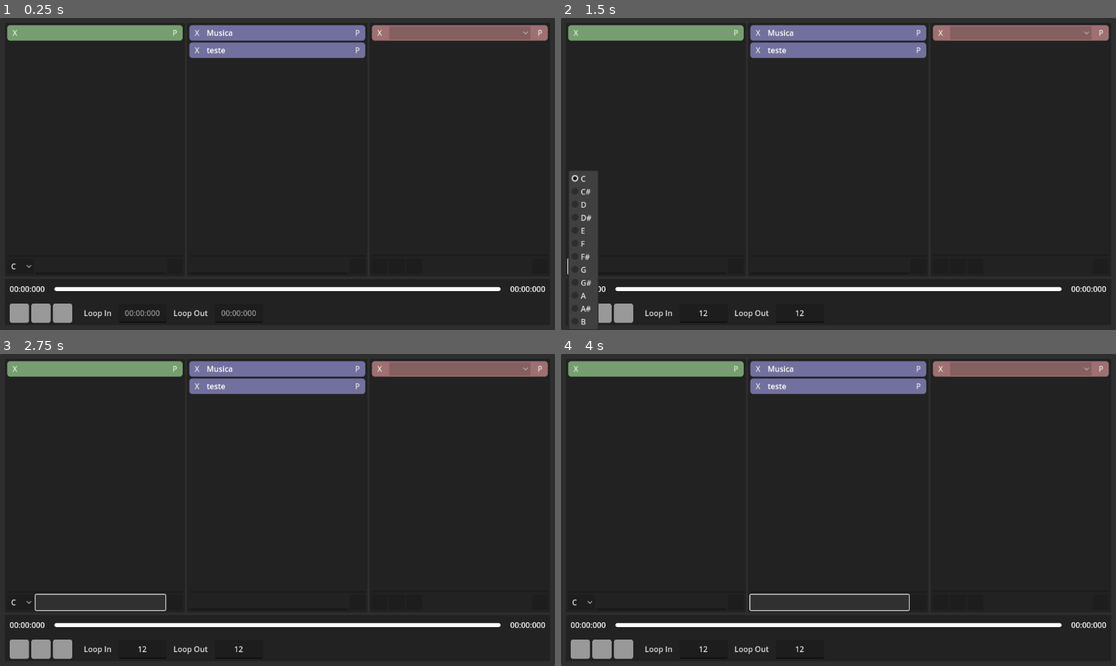
Above: before the commit, frames 1-4 (two rows, left to right).
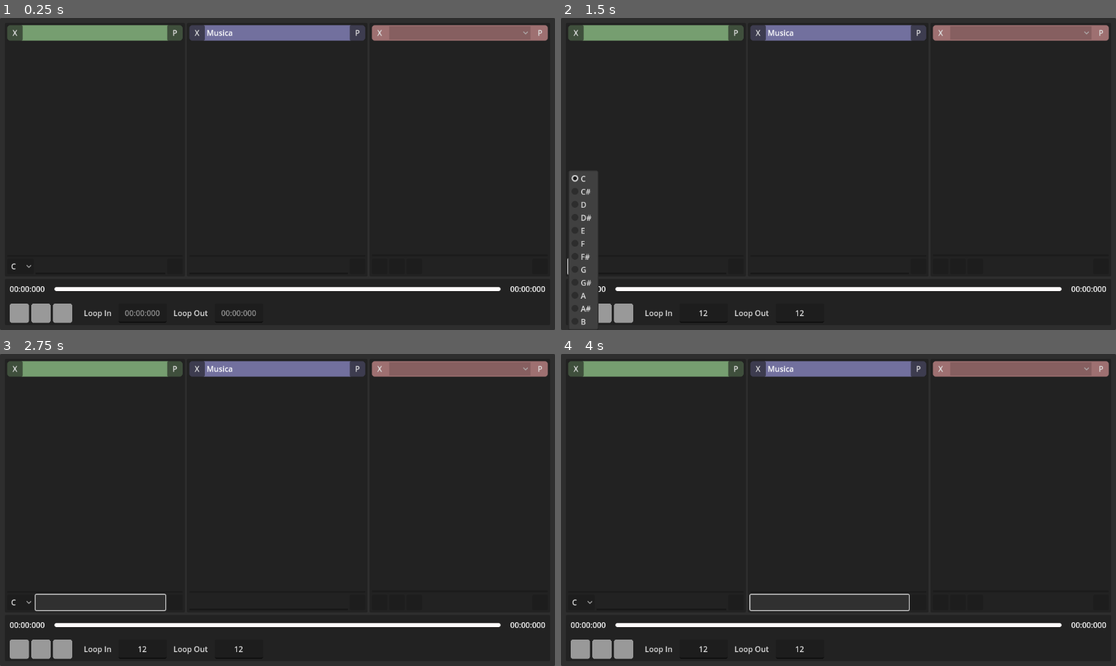
Above: after the commit, the same moments.

Repository: AnjosIgor/MIDI_Track_Controller
Game: Godot game, scene res://main.tscn
Two runs of this game, one before a commit and one after it. Both use one fixed random seed, a clock stepped at 60 frames per second and the inputs below. The project has no main scene, so this scene is started directly.
Inputs (mouse positions are in pixels of both pictures, inside the frame that each line leads up to):
- Up to frame 1 (0.25 s): no input
- Up to frame 2 (1.5 s): click (705, 314) at 0.52 s; type "12" at 0.6 s; click (799, 314) at 0.75 s; type "12" at 0.83 s; click "C" at 1.25 s
- Up to frame 3 (2.75 s): click (99, 603) at 2 s
- Up to frame 4 (4 s): click (738, 603) at 2.75 s; click (827, 603) at 3.5 s

The runs differ from the first frame. In frame 1, 2.2% of the frame differs, in the area x 1-66%, y 2-13%; in frame 2, 2.2%; in frame 3, 2.2%; in frame 4, 2.2%.

Commit message:
Conteiner Playlist

Diff:
--- a/midi_track_controller/Elements/item_playlist/item_playlist.tscn
+++ b/midi_track_controller/Elements/item_playlist/item_playlist.tscn
@@ -24,7 +24,6 @@
 layout_mode = 2
 tooltip_text = "Remover"
 text = "X"
-flat = true
 
 [node name="Nome" type="Label" parent="Linha"]
 custom_minimum_size = Vector2(0, 32)
@@ -38,4 +37,3 @@
 layout_mode = 2
 tooltip_text = "Play"
 text = "P"
-flat = true
--- a/midi_track_controller/item_sfx.tscn
+++ b/midi_track_controller/item_sfx.tscn
@@ -20,7 +20,6 @@
 custom_minimum_size = Vector2(32, 32)
 layout_mode = 2
 text = "X"
-flat = true
 
 [node name="Atalho" type="Label" parent="Linha"]
 custom_minimum_size = Vector2(0, 32)
@@ -36,4 +35,3 @@
 layout_mode = 2
 tooltip_text = "Play"
 text = "P"
-flat = true
--- a/midi_track_controller/item_transicao.tscn
+++ b/midi_track_controller/item_transicao.tscn
@@ -7,11 +7,17 @@
 corner_radius_bottom_right = 6
 corner_radius_bottom_left = 6
 
+[sub_resource type="StyleBoxEmpty" id="StyleBoxEmpty_y1p32"]
+
 [sub_resource type="StyleBoxFlat" id="StyleBoxFlat_y1p32"]
 bg_color = Color(0, 0, 0, 0.152941)
 border_width_top = 2
 border_width_bottom = 2
 border_color = Color(0, 0, 0, 0)
+
+[sub_resource type="StyleBoxFlat" id="StyleBoxFlat_murct"]
+
+[sub_resource type="StyleBoxEmpty" id="StyleBoxEmpty_otyho"]
 
 [node name="ItemTransicao" type="PanelContainer"]
 theme_override_styles/panel = SubResource("StyleBoxFlat_fq76j")
@@ -24,8 +30,8 @@
 custom_minimum_size = Vector2(32, 32)
 layout_mode = 2
 tooltip_text = "Remover"
+theme_override_styles/normal = SubResource("StyleBoxEmpty_y1p32")
 text = "X"
-flat = true
 
 [node name="OptionButton" type="OptionButton" parent="Linha"]
 layout_mode = 2
@@ -36,6 +42,7 @@
 custom_minimum_size = Vector2(32, 32)
 layout_mode = 2
 tooltip_text = "Play"
+theme_override_styles/pressed = SubResource("StyleBoxFlat_murct")
+theme_override_styles/normal = SubResource("StyleBoxEmpty_otyho")
 toggle_mode = true
 text = "P"
-flat = true
--- a/midi_track_controller/main.gd
+++ b/midi_track_controller/main.gd
@@ -1,10 +1,7 @@
 extends Node
-
-@onready var lista_playlist: VBoxContainer = $Fundo/Margem/Coluna/Listas/PanelContainer2/Margem/Coluna/Scroll/ListaPlaylist
 
 # Called when the node enters the scene tree for the first time.
 func _ready() -> void:
-	lista_playlist.add_child(ItemPlaylist.create(0,'teste'))
 	pass # Replace with function body.
 
 
--- a/midi_track_controller/main.tscn
+++ b/midi_track_controller/main.tscn
@@ -6,6 +6,7 @@
 [ext_resource type="AudioStream" uid="uid://dxii5unq14ooq" path="res://Assets/Mix - Musicas Deivid.mp3" id="2_0xm2m"]
 [ext_resource type="PackedScene" uid="uid://c17h072sk6mjb" path="res://Elements/item_playlist/item_playlist.tscn" id="2_7mycd"]
 [ext_resource type="PackedScene" uid="uid://vgbgied4rw8j" path="res://item_transicao.tscn" id="3_7mycd"]
+[ext_resource type="Script" uid="uid://dbbipormys28x" path="res://playlist.gd" id="3_kek77"]
 [ext_resource type="AudioStream" uid="uid://c0e70cjlssf81" path="res://Assets/TENSAO.mp3" id="4_272bh"]
 [ext_resource type="Script" uid="uid://dtu15xq5fwxss" path="res://main_player.gd" id="7_272bh"]
 
@@ -72,7 +73,7 @@
 _transitions = {
 Vector2i(-1, -1): {
 "fade_beats": 1.0,
-"fade_mode": 3,
+"fade_mode": 0,
 "from_time": 0,
 "to_time": 0
 }
@@ -100,41 +101,41 @@
 layout_mode = 2
 size_flags_vertical = 3
 
-[node name="FundoSFX" type="PanelContainer" parent="Fundo/Margem/Coluna/Listas"]
-layout_mode = 2
-size_flags_horizontal = 3
-
-[node name="Margem" type="MarginContainer" parent="Fundo/Margem/Coluna/Listas/FundoSFX"]
+[node name="Sfx" type="PanelContainer" parent="Fundo/Margem/Coluna/Listas"]
+layout_mode = 2
+size_flags_horizontal = 3
+
+[node name="Margem" type="MarginContainer" parent="Fundo/Margem/Coluna/Listas/Sfx"]
 layout_mode = 2
 theme_override_constants/margin_left = 5
 theme_override_constants/margin_top = 5
 theme_override_constants/margin_right = 5
 theme_override_constants/margin_bottom = 5
 
-[node name="Coluna" type="VBoxContainer" parent="Fundo/Margem/Coluna/Listas/FundoSFX/Margem"]
-layout_mode = 2
-
-[node name="Scroll" type="ScrollContainer" parent="Fundo/Margem/Coluna/Listas/FundoSFX/Margem/Coluna"]
-layout_mode = 2
-size_flags_vertical = 3
-
-[node name="ListaSFX" type="VBoxContainer" parent="Fundo/Margem/Coluna/Listas/FundoSFX/Margem/Coluna/Scroll"]
-layout_mode = 2
-size_flags_horizontal = 3
-size_flags_vertical = 3
-
-[node name="ItemSFX" parent="Fundo/Margem/Coluna/Listas/FundoSFX/Margem/Coluna/Scroll/ListaSFX" instance=ExtResource("1_lquwl")]
-layout_mode = 2
-
-[node name="HSeparator" type="HSeparator" parent="Fundo/Margem/Coluna/Listas/FundoSFX/Margem/Coluna"]
+[node name="Coluna" type="VBoxContainer" parent="Fundo/Margem/Coluna/Listas/Sfx/Margem"]
+layout_mode = 2
+
+[node name="Scroll" type="ScrollContainer" parent="Fundo/Margem/Coluna/Listas/Sfx/Margem/Coluna"]
+layout_mode = 2
+size_flags_vertical = 3
+
+[node name="ListaSFX" type="VBoxContainer" parent="Fundo/Margem/Coluna/Listas/Sfx/Margem/Coluna/Scroll"]
+layout_mode = 2
+size_flags_horizontal = 3
+size_flags_vertical = 3
+
+[node name="ItemSFX" parent="Fundo/Margem/Coluna/Listas/Sfx/Margem/Coluna/Scroll/ListaSFX" instance=ExtResource("1_lquwl")]
+layout_mode = 2
+
+[node name="HSeparator" type="HSeparator" parent="Fundo/Margem/Coluna/Listas/Sfx/Margem/Coluna"]
 layout_mode = 2
 theme_override_styles/separator = SubResource("StyleBoxFlat_7mycd")
 
-[node name="Acoes" type="HBoxContainer" parent="Fundo/Margem/Coluna/Listas/FundoSFX/Margem/Coluna"]
-custom_minimum_size = Vector2(0, 32)
-layout_mode = 2
-
-[node name="Nota" type="OptionButton" parent="Fundo/Margem/Coluna/Listas/FundoSFX/Margem/Coluna/Acoes"]
+[node name="Acoes" type="HBoxContainer" parent="Fundo/Margem/Coluna/Listas/Sfx/Margem/Coluna"]
+custom_minimum_size = Vector2(0, 32)
+layout_mode = 2
+
+[node name="Nota" type="OptionButton" parent="Fundo/Margem/Coluna/Listas/Sfx/Margem/Coluna/Acoes"]
 custom_minimum_size = Vector2(0, 32)
 layout_mode = 2
 selected = 0
@@ -164,112 +165,113 @@
 popup/item_11/text = "B"
 popup/item_11/id = 11
 
-[node name="NomeSFX" type="Button" parent="Fundo/Margem/Coluna/Listas/FundoSFX/Margem/Coluna/Acoes"]
+[node name="NomeSFX" type="Button" parent="Fundo/Margem/Coluna/Listas/Sfx/Margem/Coluna/Acoes"]
 custom_minimum_size = Vector2(0, 32)
 layout_mode = 2
 size_flags_horizontal = 3
 theme_override_styles/normal = SubResource("StyleBoxFlat_272bh")
 
-[node name="AdicionarSFX" type="Button" parent="Fundo/Margem/Coluna/Listas/FundoSFX/Margem/Coluna/Acoes"]
-custom_minimum_size = Vector2(32, 0)
-layout_mode = 2
-
-[node name="PanelContainer2" type="PanelContainer" parent="Fundo/Margem/Coluna/Listas"]
-layout_mode = 2
-size_flags_horizontal = 3
-
-[node name="Margem" type="MarginContainer" parent="Fundo/Margem/Coluna/Listas/PanelContainer2"]
+[node name="AdicionarSFX" type="Button" parent="Fundo/Margem/Coluna/Listas/Sfx/Margem/Coluna/Acoes"]
+custom_minimum_size = Vector2(32, 0)
+layout_mode = 2
+
+[node name="Playlist" type="PanelContainer" parent="Fundo/Margem/Coluna/Listas"]
+layout_mode = 2
+size_flags_horizontal = 3
+script = ExtResource("3_kek77")
+
+[node name="Margem" type="MarginContainer" parent="Fundo/Margem/Coluna/Listas/Playlist"]
 layout_mode = 2
 theme_override_constants/margin_left = 5
 theme_override_constants/margin_top = 5
 theme_override_constants/margin_right = 5
 theme_override_constants/margin_bottom = 5
 
-[node name="Coluna" type="VBoxContainer" parent="Fundo/Margem/Coluna/Listas/PanelContainer2/Margem"]
-layout_mode = 2
-
-[node name="Scroll" type="ScrollContainer" parent="Fundo/Margem/Coluna/Listas/PanelContainer2/Margem/Coluna"]
-layout_mode = 2
-size_flags_vertical = 3
-
-[node name="ListaPlaylist" type="VBoxContainer" parent="Fundo/Margem/Coluna/Listas/PanelContainer2/Margem/Coluna/Scroll"]
-layout_mode = 2
-size_flags_horizontal = 3
-size_flags_vertical = 3
-
-[node name="ItemPlaylist" parent="Fundo/Margem/Coluna/Listas/PanelContainer2/Margem/Coluna/Scroll/ListaPlaylist" instance=ExtResource("2_7mycd")]
-layout_mode = 2
-
-[node name="HSeparator" type="HSeparator" parent="Fundo/Margem/Coluna/Listas/PanelContainer2/Margem/Coluna"]
+[node name="Coluna" type="VBoxContainer" parent="Fundo/Margem/Coluna/Listas/Playlist/Margem"]
+layout_mode = 2
+
+[node name="Scroll" type="ScrollContainer" parent="Fundo/Margem/Coluna/Listas/Playlist/Margem/Coluna"]
+layout_mode = 2
+size_flags_vertical = 3
+
+[node name="ListaPlaylist" type="VBoxContainer" parent="Fundo/Margem/Coluna/Listas/Playlist/Margem/Coluna/Scroll"]
+layout_mode = 2
+size_flags_horizontal = 3
+size_flags_vertical = 3
+
+[node name="ItemPlaylist" parent="Fundo/Margem/Coluna/Listas/Playlist/Margem/Coluna/Scroll/ListaPlaylist" instance=ExtResource("2_7mycd")]
+layout_mode = 2
+
+[node name="HSeparator" type="HSeparator" parent="Fundo/Margem/Coluna/Listas/Playlist/Margem/Coluna"]
 layout_mode = 2
 theme_override_styles/separator = SubResource("StyleBoxFlat_7mycd")
 
-[node name="Acoes" type="HBoxContainer" parent="Fundo/Margem/Coluna/Listas/PanelContainer2/Margem/Coluna"]
-custom_minimum_size = Vector2(0, 32)
-layout_mode = 2
-
-[node name="NomeMusica" type="Button" parent="Fundo/Margem/Coluna/Listas/PanelContainer2/Margem/Coluna/Acoes"]
+[node name="Acoes" type="HBoxContainer" parent="Fundo/Margem/Coluna/Listas/Playlist/Margem/Coluna"]
+custom_minimum_size = Vector2(0, 32)
+layout_mode = 2
+
+[node name="NomeMusica" type="Button" parent="Fundo/Margem/Coluna/Listas/Playlist/Margem/Coluna/Acoes"]
 custom_minimum_size = Vector2(0, 32)
 layout_mode = 2
 size_flags_horizontal = 3
 theme_override_styles/normal = SubResource("StyleBoxFlat_272bh")
 
-[node name="AdicionarMusica" type="Button" parent="Fundo/Margem/Coluna/Listas/PanelContainer2/Margem/Coluna/Acoes"]
-custom_minimum_size = Vector2(32, 0)
-layout_mode = 2
-
-[node name="PanelContainer3" type="PanelContainer" parent="Fundo/Margem/Coluna/Listas"]
-layout_mode = 2
-size_flags_horizontal = 3
-
-[node name="Margem" type="MarginContainer" parent="Fundo/Margem/Coluna/Listas/PanelContainer3"]
+[node name="AdicionarMusica" type="Button" parent="Fundo/Margem/Coluna/Listas/Playlist/Margem/Coluna/Acoes"]
+custom_minimum_size = Vector2(32, 0)
+layout_mode = 2
+
+[node name="Transicoes" type="PanelContainer" parent="Fundo/Margem/Coluna/Listas"]
+layout_mode = 2
+size_flags_horizontal = 3
+
+[node name="Margem" type="MarginContainer" parent="Fundo/Margem/Coluna/Listas/Transicoes"]
 layout_mode = 2
 theme_override_constants/margin_left = 5
 theme_override_constants/margin_top = 5
 theme_override_constants/margin_right = 5
 theme_override_constants/margin_bottom = 5
 
-[node name="Coluna" type="VBoxContainer" parent="Fundo/Margem/Coluna/Listas/PanelContainer3/Margem"]
+[node name="Coluna" type="VBoxContainer" parent="Fundo/Margem/Coluna/Listas/Transicoes/Margem"]
 layout_mode = 2
 theme_override_constants/separation = 5
 
-[node name="Scroll" type="ScrollContainer" parent="Fundo/Margem/Coluna/Listas/PanelContainer3/Margem/Coluna"]
-layout_mode = 2
-size_flags_vertical = 3
-
-[node name="ListaTransicao" type="VBoxContainer" parent="Fundo/Margem/Coluna/Listas/PanelContainer3/Margem/Coluna/Scroll"]
-layout_mode = 2
-size_flags_horizontal = 3
-size_flags_vertical = 3
-
-[node name="ItemTransicao" parent="Fundo/Margem/Coluna/Listas/PanelContainer3/Margem/Coluna/Scroll/ListaTransicao" instance=ExtResource("3_7mycd")]
-layout_mode = 2
-
-[node name="HSeparator" type="HSeparator" parent="Fundo/Margem/Coluna/Listas/PanelContainer3/Margem/Coluna"]
+[node name="Scroll" type="ScrollContainer" parent="Fundo/Margem/Coluna/Listas/Transicoes/Margem/Coluna"]
+layout_mode = 2
+size_flags_vertical = 3
+
+[node name="ListaTransicao" type="VBoxContainer" parent="Fundo/Margem/Coluna/Listas/Transicoes/Margem/Coluna/Scroll"]
+layout_mode = 2
+size_flags_horizontal = 3
+size_flags_vertical = 3
+
+[node name="ItemTransicao" parent="Fundo/Margem/Coluna/Listas/Transicoes/Margem/Coluna/Scroll/ListaTransicao" instance=ExtResource("3_7mycd")]
+layout_mode = 2
+
+[node name="HSeparator" type="HSeparator" parent="Fundo/Margem/Coluna/Listas/Transicoes/Margem/Coluna"]
 layout_mode = 2
 theme_override_styles/separator = SubResource("StyleBoxFlat_7mycd")
 
-[node name="Acoes" type="HBoxContainer" parent="Fundo/Margem/Coluna/Listas/PanelContainer3/Margem/Coluna"]
-custom_minimum_size = Vector2(0, 32)
-layout_mode = 2
-
-[node name="Button" type="Button" parent="Fundo/Margem/Coluna/Listas/PanelContainer3/Margem/Coluna/Acoes"]
-custom_minimum_size = Vector2(32, 0)
-layout_mode = 2
-
-[node name="Button2" type="Button" parent="Fundo/Margem/Coluna/Listas/PanelContainer3/Margem/Coluna/Acoes"]
-custom_minimum_size = Vector2(32, 0)
-layout_mode = 2
-
-[node name="Button3" type="Button" parent="Fundo/Margem/Coluna/Listas/PanelContainer3/Margem/Coluna/Acoes"]
-custom_minimum_size = Vector2(32, 0)
-layout_mode = 2
-
-[node name="Control" type="Control" parent="Fundo/Margem/Coluna/Listas/PanelContainer3/Margem/Coluna/Acoes"]
-layout_mode = 2
-size_flags_horizontal = 3
-
-[node name="Button4" type="Button" parent="Fundo/Margem/Coluna/Listas/PanelContainer3/Margem/Coluna/Acoes"]
+[node name="Acoes" type="HBoxContainer" parent="Fundo/Margem/Coluna/Listas/Transicoes/Margem/Coluna"]
+custom_minimum_size = Vector2(0, 32)
+layout_mode = 2
+
+[node name="Button" type="Button" parent="Fundo/Margem/Coluna/Listas/Transicoes/Margem/Coluna/Acoes"]
+custom_minimum_size = Vector2(32, 0)
+layout_mode = 2
+
+[node name="Button2" type="Button" parent="Fundo/Margem/Coluna/Listas/Transicoes/Margem/Coluna/Acoes"]
+custom_minimum_size = Vector2(32, 0)
+layout_mode = 2
+
+[node name="Button3" type="Button" parent="Fundo/Margem/Coluna/Listas/Transicoes/Margem/Coluna/Acoes"]
+custom_minimum_size = Vector2(32, 0)
+layout_mode = 2
+
+[node name="Control" type="Control" parent="Fundo/Margem/Coluna/Listas/Transicoes/Margem/Coluna/Acoes"]
+layout_mode = 2
+size_flags_horizontal = 3
+
+[node name="Button4" type="Button" parent="Fundo/Margem/Coluna/Listas/Transicoes/Margem/Coluna/Acoes"]
 custom_minimum_size = Vector2(32, 0)
 layout_mode = 2
 
@@ -382,6 +384,7 @@
 [node name="InputLoopOut" parent="Fundo/Margem/Coluna/Player/Coluna/ControlesContainer/HBoxContainer/LoopParam" instance=ExtResource("1_ig7tw")]
 layout_mode = 2
 
-[node name="MainPlayer" type="AudioStreamPlayer" parent="."]
+[node name="PlaylistPlayer" type="AudioStreamPlayer" parent="."]
+unique_name_in_owner = true
 stream = SubResource("AudioStreamInteractive_1bvp3")
 script = ExtResource("7_272bh")
--- /dev/null
+++ b/midi_track_controller/playlist.gd
@@ -0,0 +1,43 @@
+extends PanelContainer
+
+@export var items: Dictionary[int,ItemPlaylist]
+@export var temporary_item: String
+
+@onready var lista_playlist: VBoxContainer = $Margem/Coluna/Scroll/ListaPlaylist
+@onready var nome_musica: Button = $Margem/Coluna/Acoes/NomeMusica
+@onready var adicionar_musica: Button = $Margem/Coluna/Acoes/AdicionarMusica
+@onready var playlist_player: AudioStreamPlayer = %PlaylistPlayer
+
+# Called when the node enters the scene tree for the first time.
+func _ready() -> void:
+	adicionar_musica.button_up.connect(add_music)
+	nome_musica.button_up.connect(find_music)
+	pass # Replace with function body.
+
+
+# Called every frame. 'delta' is the elapsed time since the previous frame.
+func _process(delta: float) -> void:
+	pass
+
+func find_music() -> void:
+	#abre a janela do explorador
+	pass
+
+func add_music() -> void:
+	#usa o caminho na variavel temporary_item e cria um arquivo de audio
+	#adiciona na playlist_player
+	#adiciona o item na lista
+	pass
+
+func add_item(index: int, name: String) -> void:
+	var node = ItemPlaylist.create(index, name)
+	node.remove_item.connect(remove_music)
+	lista_playlist.add_child(node)
+	items[index] = node
+
+
+func remove_music(index: int) -> void:
+	pass
+
+func remove_item(index: int):
+	lista_playlist.remove_child(items[index])
Not shown: 1 places in midi_track_controller/item_transicao.tscn that only renumber resources
Not shown: 1 places in midi_track_controller/main.tscn that only renumber resources
Not shown, added: midi_track_controller/playlist.gd.uid
